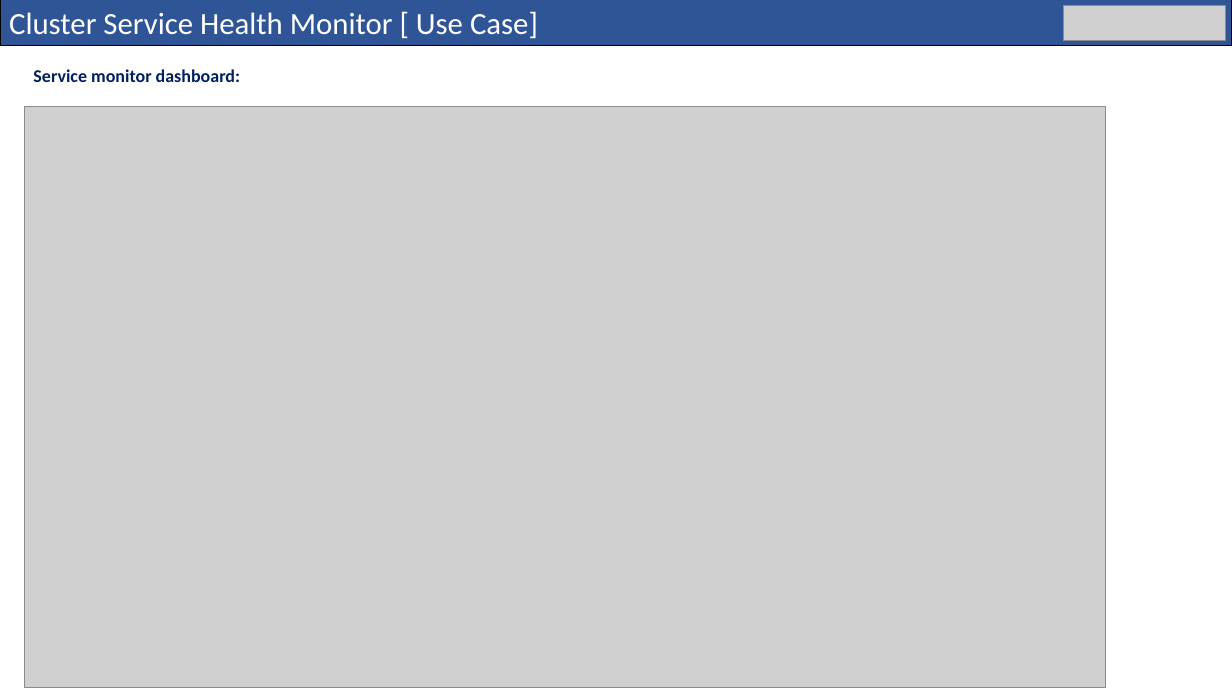
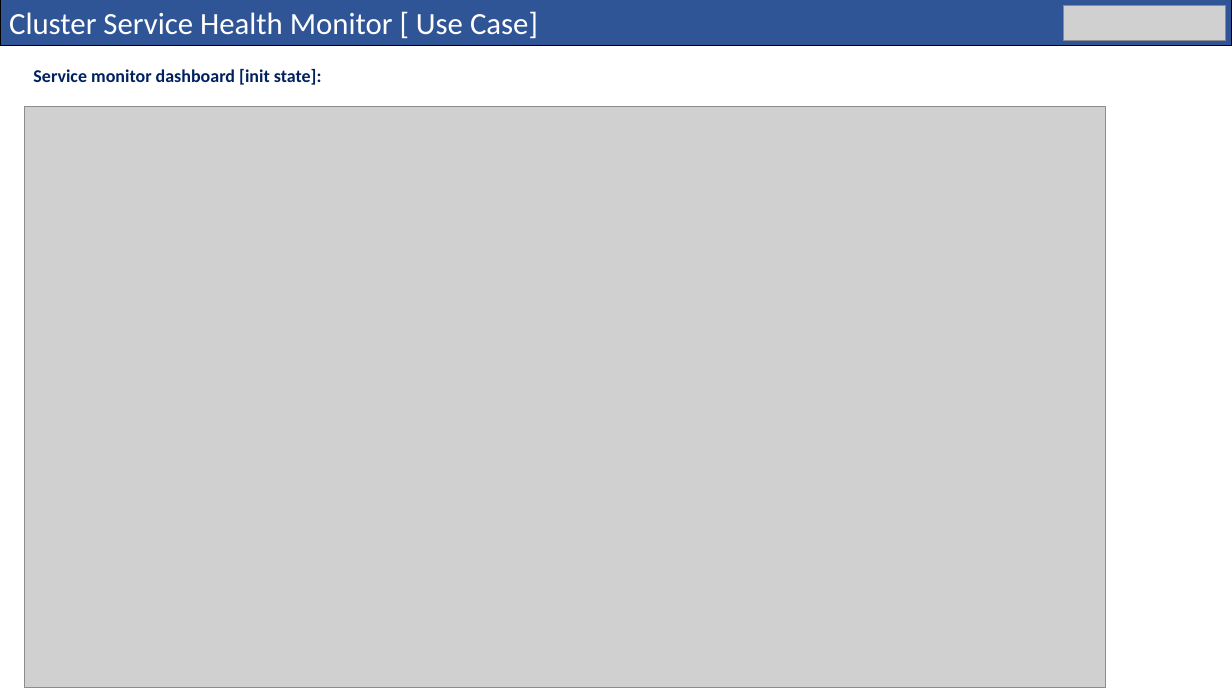
Before and after one commit to LiuYuancheng/Cluster_Service_Health_Monitor, a slide deck: slide 8 of doc/Cluster Service Health Monitor_DesignDoc.pptx. Drawn at 1232x693 pixels with LibreOffice and Linux fonts; fonts in the diff are those of the drawing; grey boxes stand for pictures. Boxes give left, top, right and bottom in pixels: in the first picture for what was removed or moved away, otherwise in the second. Text is boxed around its words. In the diff, an @@ line names an element or a change of style, - is before the commit and + after.

```diff
--- a/doc/Cluster Service Health Monitor_DesignDoc.pptx
+++ b/doc/Cluster Service Health Monitor_DesignDoc.pptx
@@ text at (33,69,322,85): text changed @@
-Service monitor dashboard:
+Service monitor dashboard [init state]:
```
Also in this commit, not shown: 5 other slides changed, 1 slide added, 2 other files.
